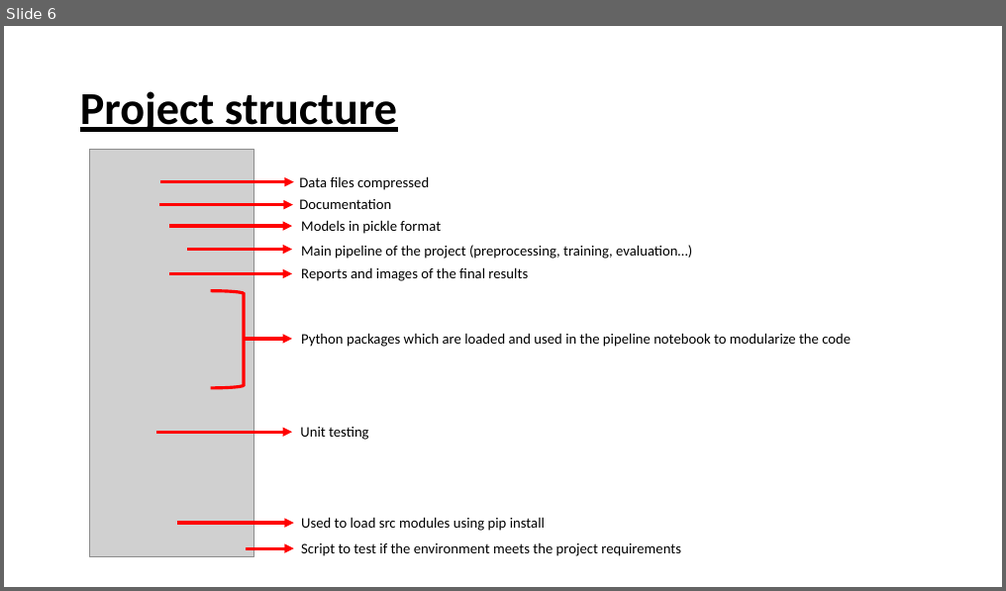
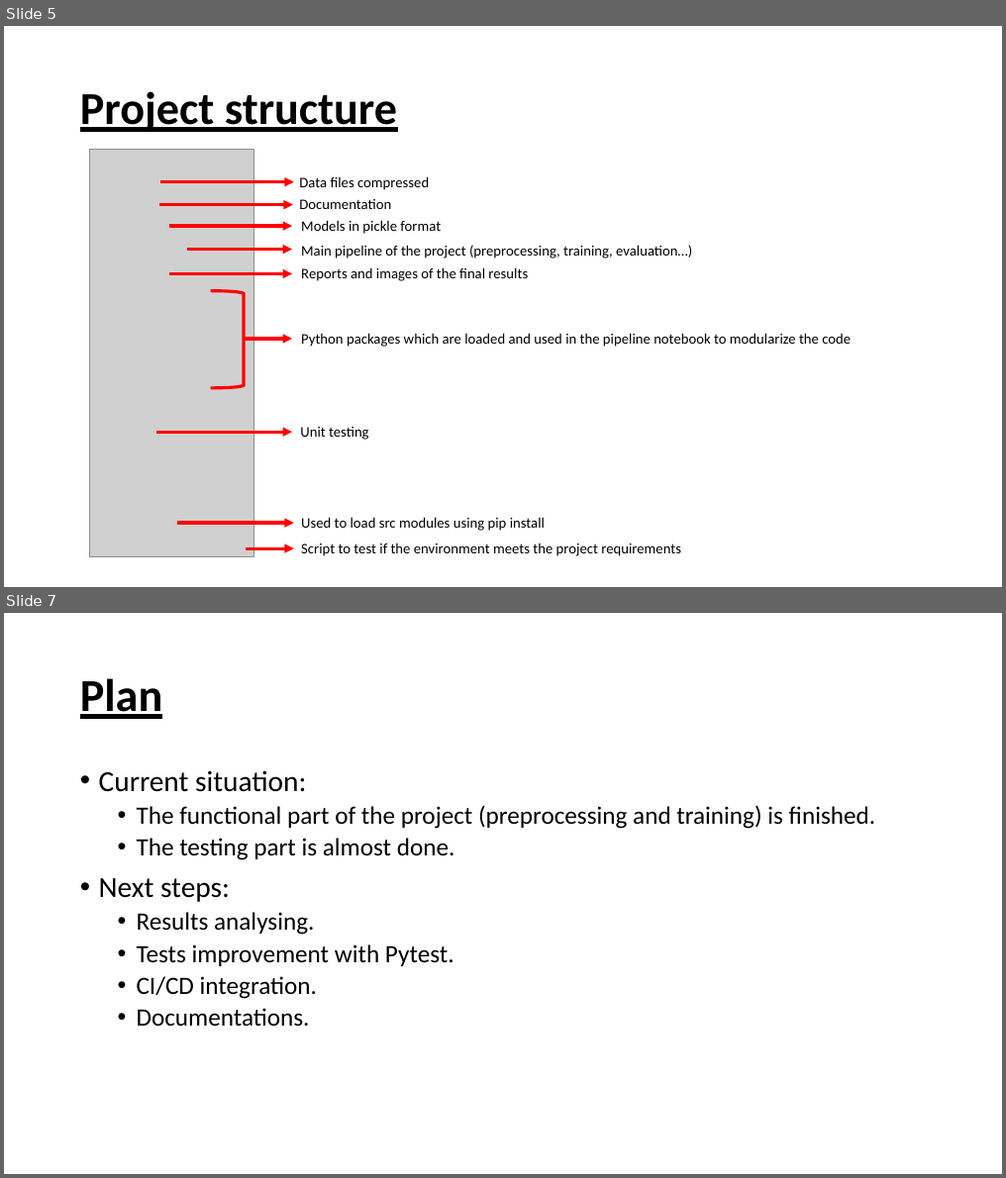
Before and after one commit to gatrikh/project_m05, a slide deck: docs/Presentation.pptx. Shown one above the other, each under a label of ours: slide 6 before the commit, slides 5 and 7 after it; the slides between them are not shown. The pictures are 1006x591 and 1006x1178 pixels, drawn with LibreOffice and Linux fonts; fonts in the diff are those of the drawing; grey boxes stand for pictures. Boxes give left, top, right and bottom in pixels: in the first picture for what was removed or moved away, otherwise in the second. Text is boxed around its words. In the diff, an @@ line names an element or a change of style, - is before the commit and + after.

Commit message:
Presentation and minor improvements

```diff
--- a/docs/Presentation.pptx
+++ b/docs/Presentation.pptx
@@ slide 7 added at box(4, 613, 1002, 1174), background #FFFFFF @@
@@ title added at box(80, 678, 162, 719), 44 pt, text #000000, bold, underline @@
+Plan
@@ text added at box(99, 770, 876, 1027), 24 pt, text #000000 @@
+• Current situation:
+  • The functional part of the project (preprocessing and training) is finished.
+  • The testing part is almost done.
+• Next steps:
+  • Results analysing.
+  • Tests improvement with Pytest.
+  • CI/CD integration.
+  • Documentations.
@@ what was slide 6 is now slide 5 @@
```
Also in this commit, not shown: 4 slides changed, 1 other slide added, 2 slides removed, 2 other files.
